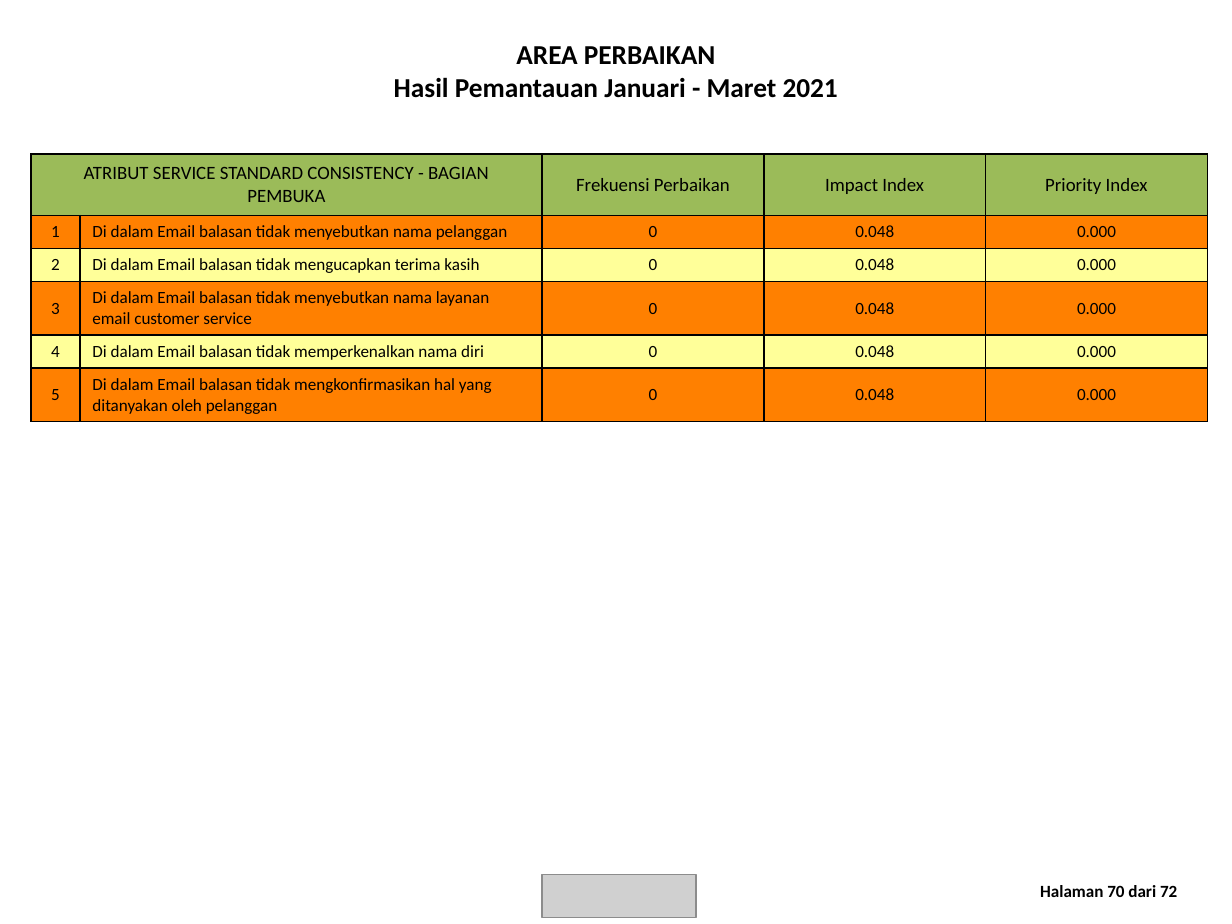
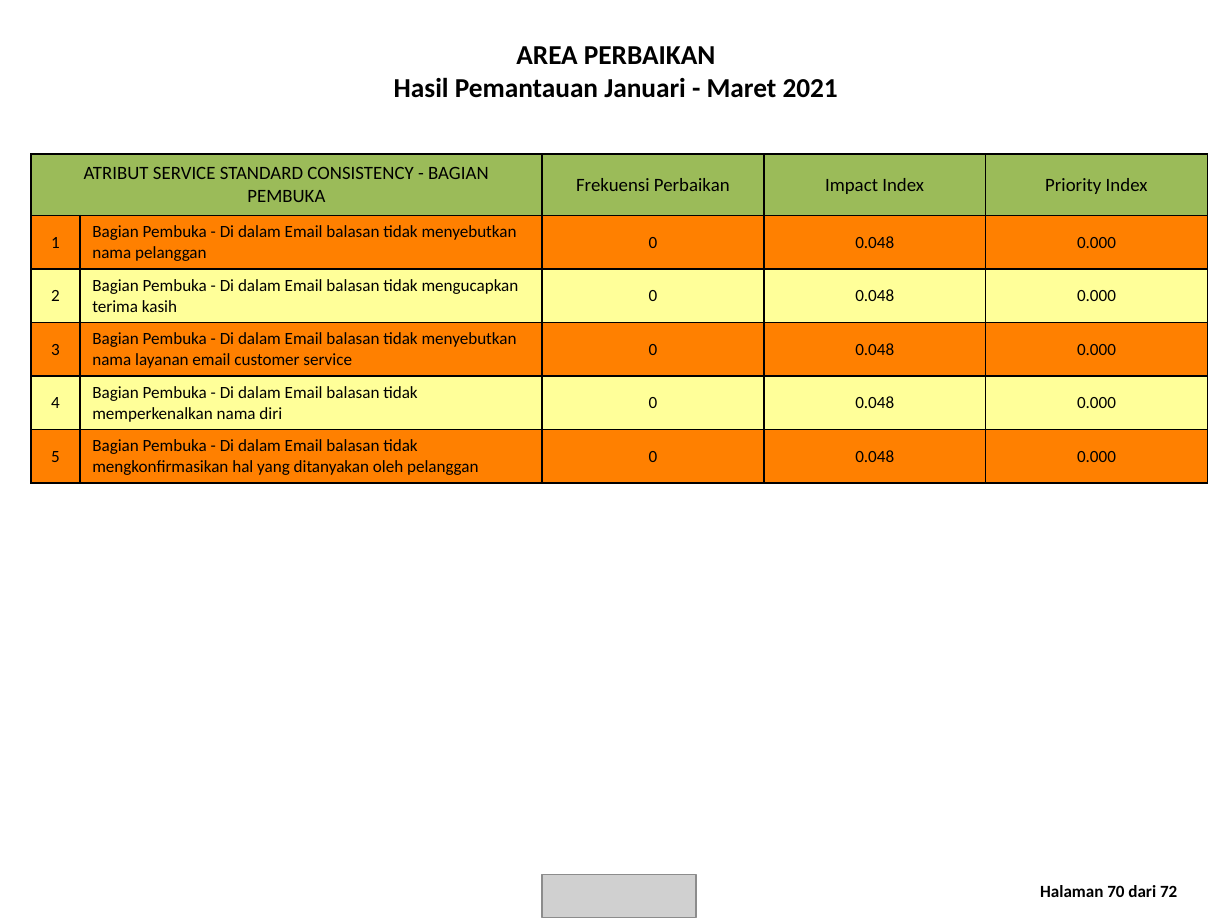
Before and after one commit to datateamFrontier/sei_automation, a slide deck: slide 71 of laporan/Laporan email customercare@commbank.co.id 2021.pptx. Drawn at 1232x924 pixels with LibreOffice and Linux fonts; fonts in the diff are those of the drawing; grey boxes stand for pictures. Boxes give left, top, right and bottom in pixels: in the first picture for what was removed or moved away, otherwise in the second. Text is boxed around its words. In the diff, an @@ line names an element or a change of style, - is before the commit and + after.

```diff
--- a/laporan/Laporan email customercare@commbank.co.id 2021.pptx
+++ b/laporan/Laporan email customercare@commbank.co.id 2021.pptx
@@ table at [31, 154, 1207, 479] @@
-row 2, column 2: Di dalam Email balasan tidak menyebutkan nama pelanggan
+row 2, column 2: Bagian Pembuka - Di dalam Email balasan tidak menyebutkan nama pelanggan
-row 3, column 2: Di dalam Email balasan tidak mengucapkan terima kasih
+row 3, column 2: Bagian Pembuka - Di dalam Email balasan tidak mengucapkan terima kasih
-row 4, column 2: Di dalam Email balasan tidak menyebutkan nama layanan email customer service
+row 4, column 2: Bagian Pembuka - Di dalam Email balasan tidak menyebutkan nama layanan email customer service
-row 5, column 2: Di dalam Email balasan tidak memperkenalkan nama diri
+row 5, column 2: Bagian Pembuka - Di dalam Email balasan tidak memperkenalkan nama diri
-row 6, column 2: Di dalam Email balasan tidak mengkonfirmasikan hal yang ditanyakan oleh pelanggan
+row 6, column 2: Bagian Pembuka - Di dalam Email balasan tidak mengkonfirmasikan hal yang ditanyakan oleh pelanggan
```
Also in this commit, not shown: 39 other slides changed, 44 other files.
